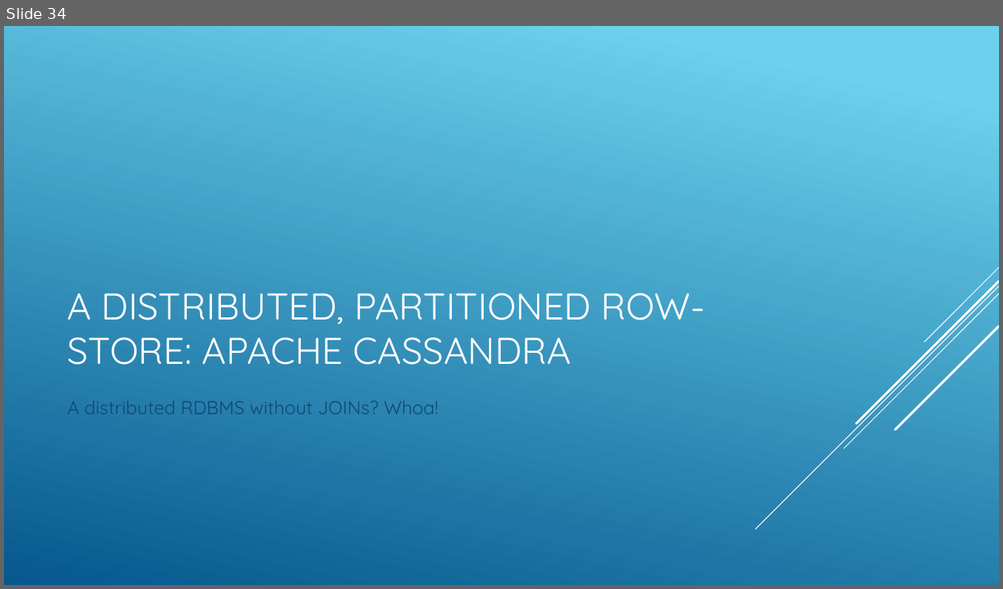
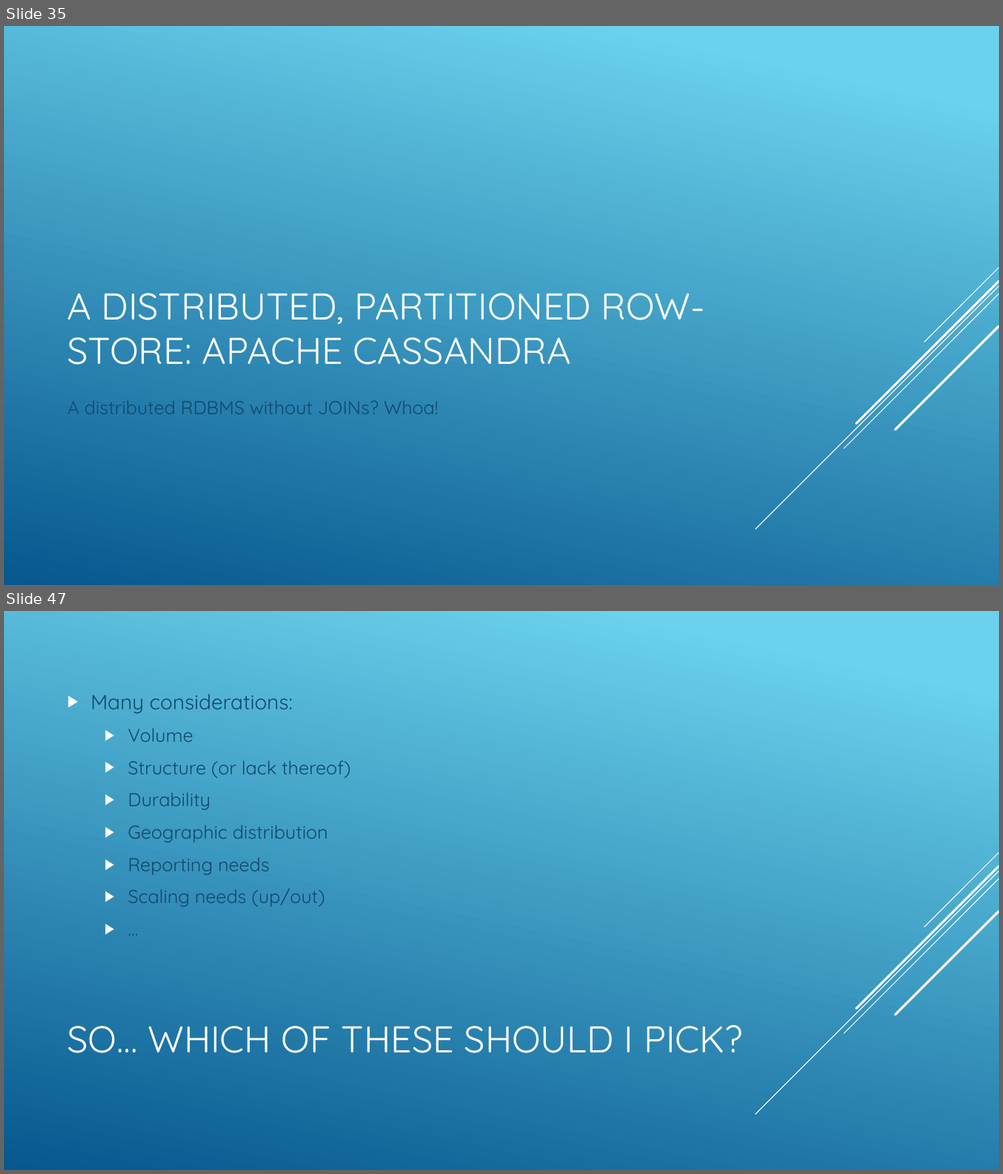
Before and after one commit to jbreyer/Polyglot, a slide deck: Polyglot Persistence and NOSQL.pptx. Shown one above the other, each under a label of ours: slide 34 before the commit, slides 35 and 47 after it; the slides between them are not shown. The pictures are 1003x589 and 1003x1174 pixels, drawn with LibreOffice and Linux fonts; fonts in the diff are those of the drawing. Boxes give left, top, right and bottom in pixels: in the first picture for what was removed or moved away, otherwise in the second. Text is boxed around its words. In the diff, an @@ line names an element or a change of style, - is before the commit and + after.

```diff
--- a/Polyglot Persistence and NOSQL.pptx
+++ b/Polyglot Persistence and NOSQL.pptx
@@ slide 47 added at [4,611,999,1170], background gradient #6ED2EB to #06588E; not listed: 5 template elements that a slide beside it also shows @@
@@ text added at [91,694,350,907], 18 pt, text #0F496F @@
+▶ Many considerations:
+  ▶ Volume
+  ▶ Structure (or lack thereof)
+  ▶ Durability
+  ▶ Geographic distribution
+  ▶ Reporting needs
+  ▶ Scaling needs (up/out)
+  ▶ …
@@ title added at [68,1025,743,1054], 36 pt, text #FFFFFF @@
+SO… WHICH OF THESE SHOULD I PICK?
@@ what was slide 34 is now slide 35 @@
```
Also in this commit, not shown: 6 slides changed, 19 other slides added, 1 slide removed.
